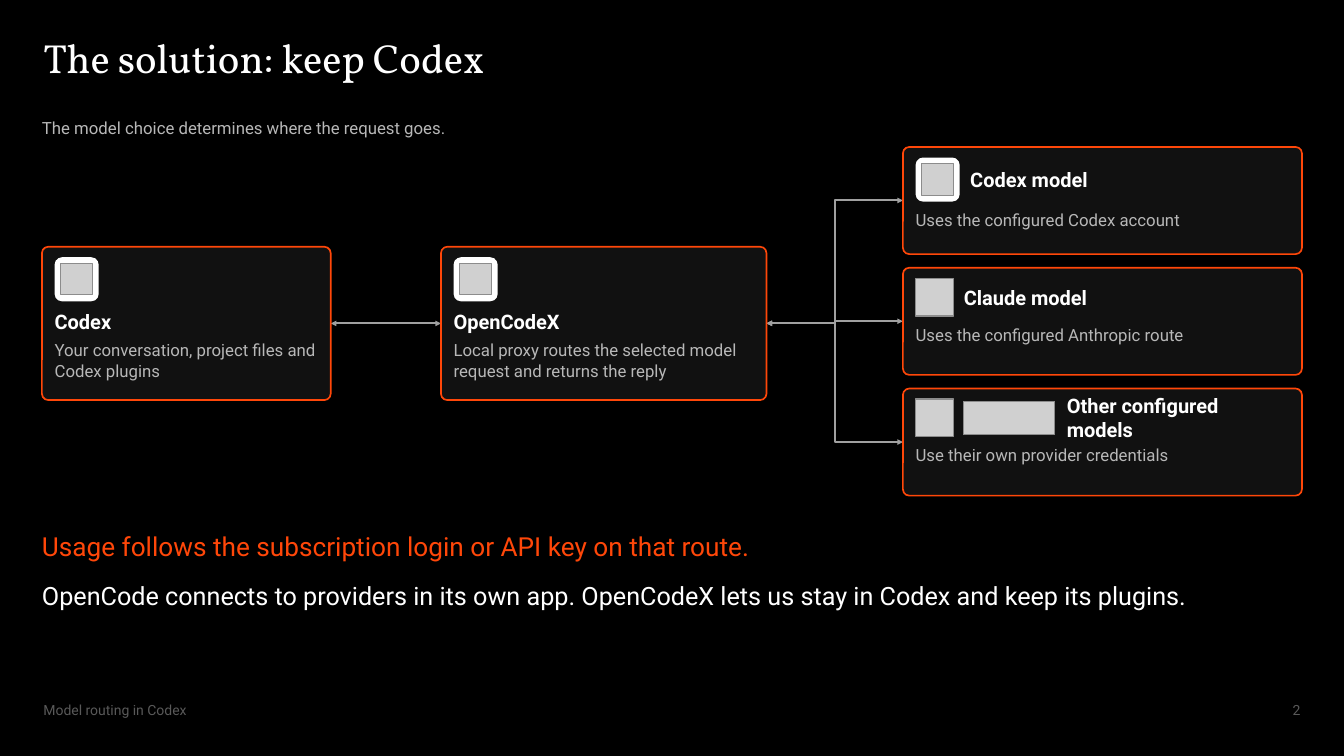
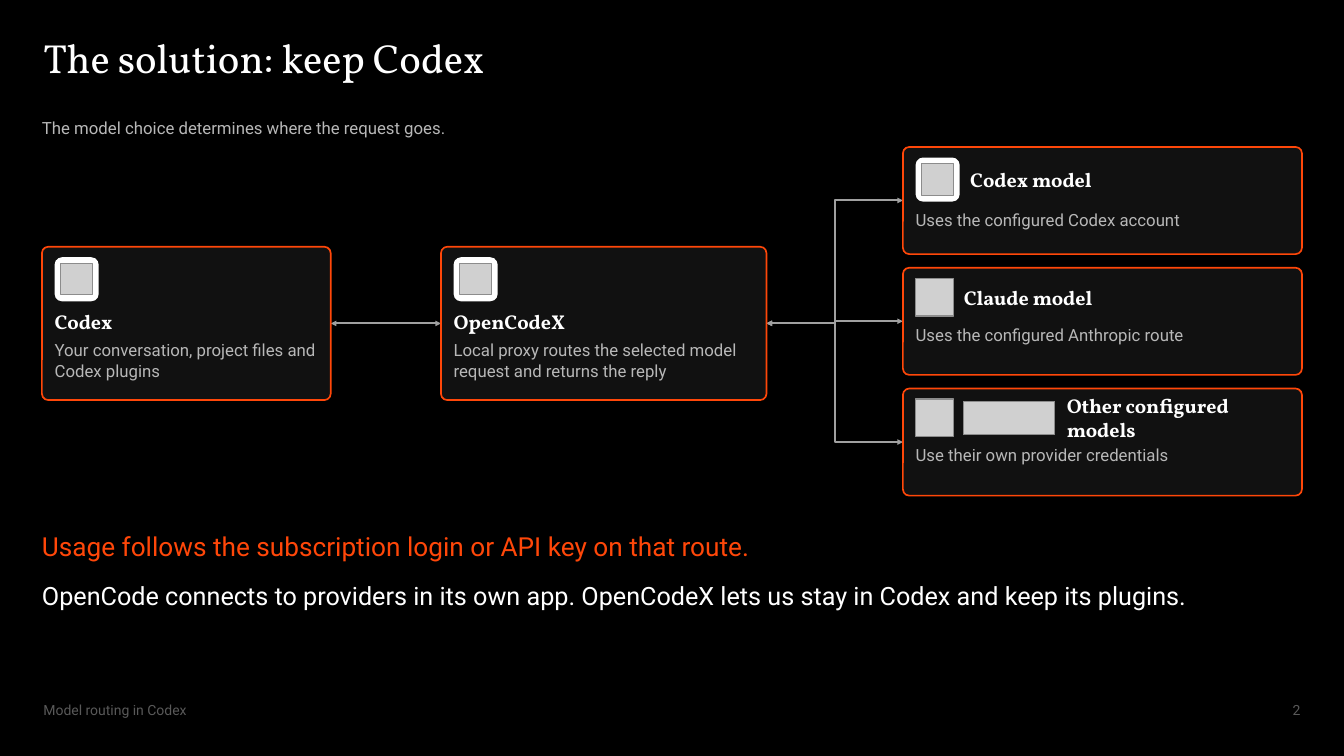
Before and after one commit to Max-FM/RDP-Train-the-Trainer-Workshop-2026, a slide deck: slide 2 of presentation/model-routing.pptx. Drawn at 1344x756 pixels with LibreOffice and Linux fonts; fonts in the diff are those of the drawing; grey boxes stand for pictures. Boxes give left, top, right and bottom in pixels: in the first picture for what was removed or moved away, otherwise in the second. Text is boxed around its words. In the diff, an @@ line names an element or a change of style, - is before the commit and + after.

Commit message:
style(presentation): set headings in Lora serif

```diff
--- a/presentation/model-routing.pptx
+++ b/presentation/model-routing.pptx
@@ font Roboto to Vollkorn in 5 elements at (55,314,113,329), (454,315,565,334), (970,173,1092,187), (964,290,1093,305), (1067,398,1229,438) @@
```
Also in this commit, not shown: 2 other slides changed.
